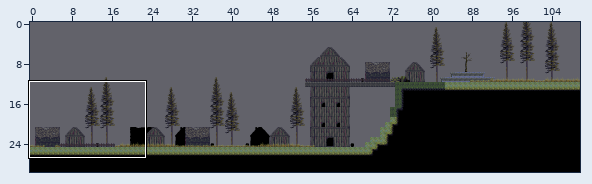
An edit to a level. Tiled map, AngryCastle/levels/flowerspring_01.tmx. The picture above shows the old version from afar; the outline marks the close-up.
Close-up. The starting point:
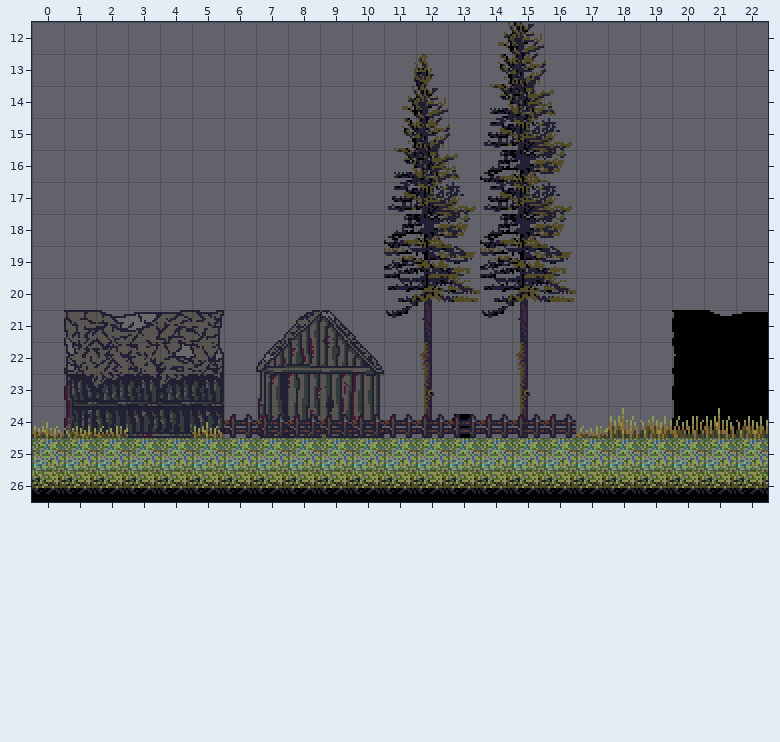
Cells are 16x16 px. Shown: x 0..22, y 12..26. The commit also changed other parts of the map, which this record leaves out.
The same view after the edit:
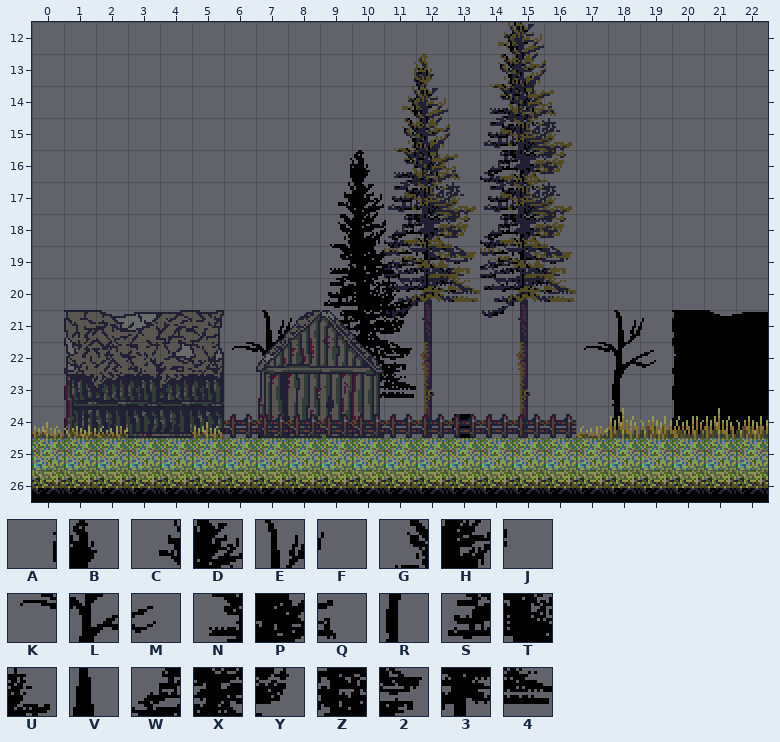
Key: from "Elminas_tileset": A 349, B 350, C 381, D 382, E 406, F 407, G 413, H 414, J 415, K 437, L 438, M 439, N 445, P 446, Q 447, R 470, S 477, T 478, U 479, V 502, W 509, X 510, Y 511, Z 542, 2 543, 3 574, 4 575.
_ is an empty cell.
Difference:
{"where": "layer \"SilhouetteLayer\""}
{"y":16,"x":9,"old":"__","new":"AB"}
{"y":17,"x":9,"old":"__","new":"CD"}
{"y":18,"x":9,"old":"___","new":"GHJ"}
{"y":19,"x":9,"old":"___","new":"NPQ"}
{"y":20,"x":9,"old":"___","new":"STU"}
{"y":21,"x":7,"old":"_____","new":"EFWXY"}
{"y":21,"x":18,"old":"__","new":"EF"}
{"y":22,"x":6,"old":"__","new":"KL"}
{"y":22,"x":10,"old":"__","new":"Z2"}
{"y":22,"x":17,"old":"___","new":"KLM"}
{"y":23,"x":10,"old":"__","new":"34"}
{"y":23,"x":18,"old":"_","new":"R"}
{"y":24,"x":18,"old":"_","new":"V"}
{"label":"added","picture_box":[232,150,416,398]}
{"label":"added","picture_box":[584,310,656,430]}
